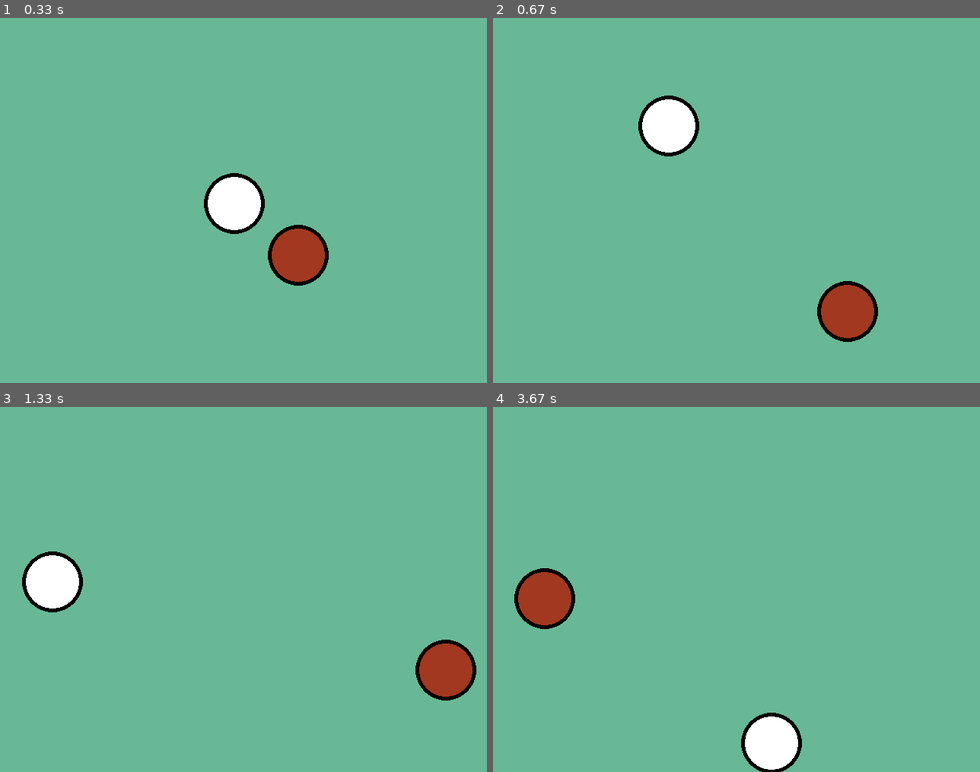
Above: before the commit, frames 1-4 (two rows, left to right).
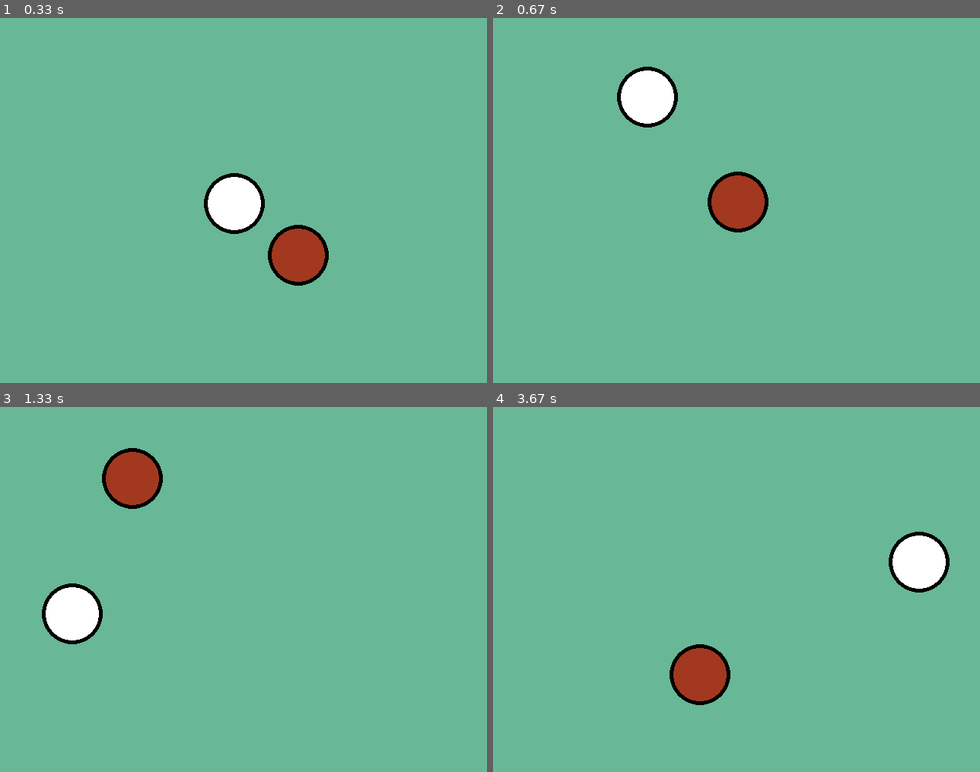
Above: after the commit, the same moments.

Repository: infProgram/inf371_spring2022-Pieces-Ho
Game: pygame game, started from pygameTutorials/ballExtend.py
The game is run twice, just before and just after one commit, with the same random seed, the same clock (stepped at 60 frames per second) and the same inputs.
Inputs:
- Up to frame 1 (0.33 s): no input
- Up to frame 2 (0.67 s): no input
- Up to frame 3 (1.33 s): no input
- Up to frame 4 (3.67 s): no input

Frame 1 is identical in both runs. In frame 2, 5.7% of the frame differs, in the area x 25-80%, y 13-89%; in frame 3, 5.8%; in frame 4, 6.5%, in the area x 4-94%, y 34-100%.

Commit message:
Done.When collide,they back in 10 times speed

Diff:
--- a/pygameTutorials/ballExtend.py
+++ b/pygameTutorials/ballExtend.py
@@ -23,34 +23,22 @@
 
       self.x = self.x + self.ballSpeedX
       self.y = self.y + self.ballSpeedY
-  def getBall(self):
-
-      pass
 
   def collide(self, OneBall):
-      print("In Method.",end=" ")
 
       if self.ball.colliderect(OneBall.ball):
-        print("Collide.",end="\n\n")
-
+        print("Collide.")
         self.ballSpeedX = - self.ballSpeedX
         self.ballSpeedY = - self.ballSpeedY
-        self.x = self.x + self.ballSpeedX * 0.5
-        self.y = self.y + self.ballSpeedY * 0.5
-
-        # if self.ball.left <= OneBall.ball.right or self.ball.right >= OneBall.ball.left:
-        #   self.ballSpeedX = - self.ballSpeedX
-        #   self.x = self.x + self.ballSpeedX * 0.5
-        # if self.ball.top <= OneBall.ball.bottom or self.ball.bottom >= OneBall.ball.top:
-        #   self.ballSpeedY = - self.ballSpeedY
-        #   self.y = self.y + self.ballSpeedY * 0.5
+        self.x = self.x + self.ballSpeedX * 10  #when collide,they back in 10 times speed
+        self.y = self.y + self.ballSpeedY * 10
 
 
 
 size = width, height = 640, 480
 backgroundColor = (104,183,150)
 screen = pygame.display.set_mode(size)
-pygame.display.set_caption('Ball Game') #主窗口标题
+pygame.display.set_caption('Ball Game') #  主窗口标题（Title）
 
 ball001 = OneBall(2,2,320,240,(162,56,31))
 ball002 = OneBall(3,4,200,100,(255,255,255))
@@ -64,10 +52,8 @@
   ball002.draw()
   ball001.move()
   ball002.move()
-
   ball002.collide(ball001)
-
-
+  ball001.collide(ball002)
 
   time.sleep(0.009)
   pygame.display.flip()  # 刷新整个界面显示  # pygame.display.update(_) 刷新指定部分显示
